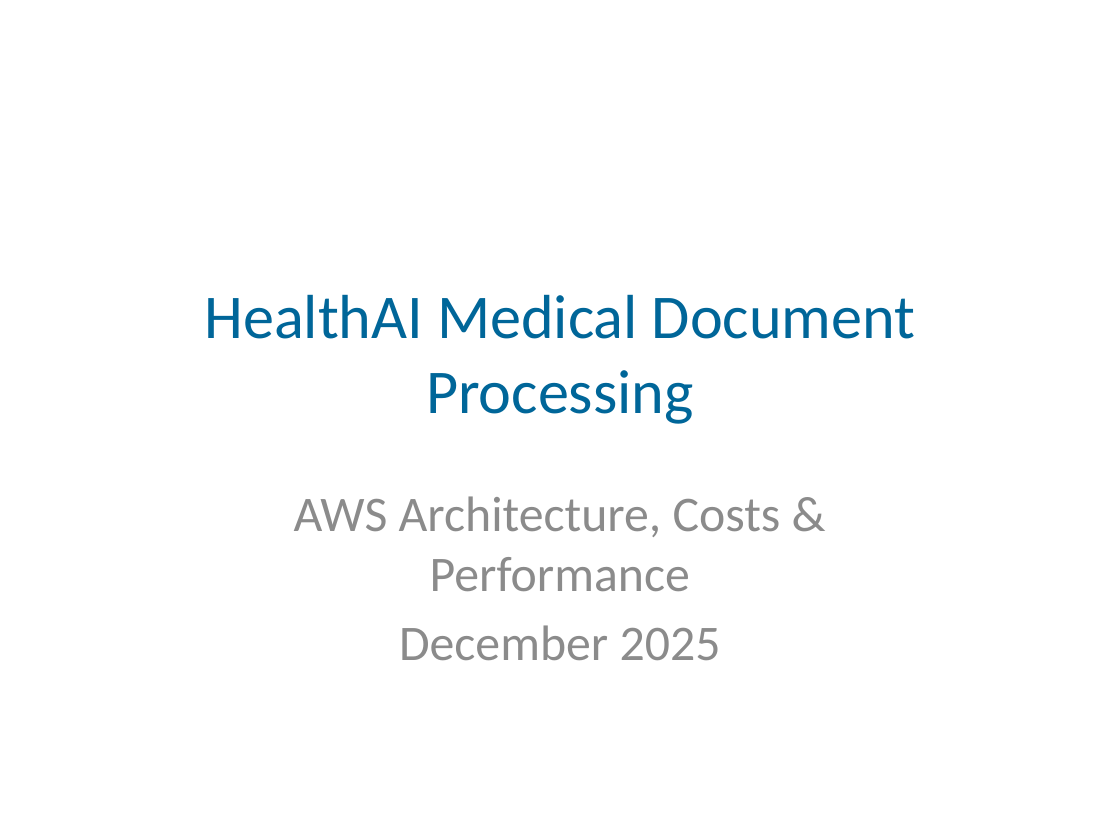
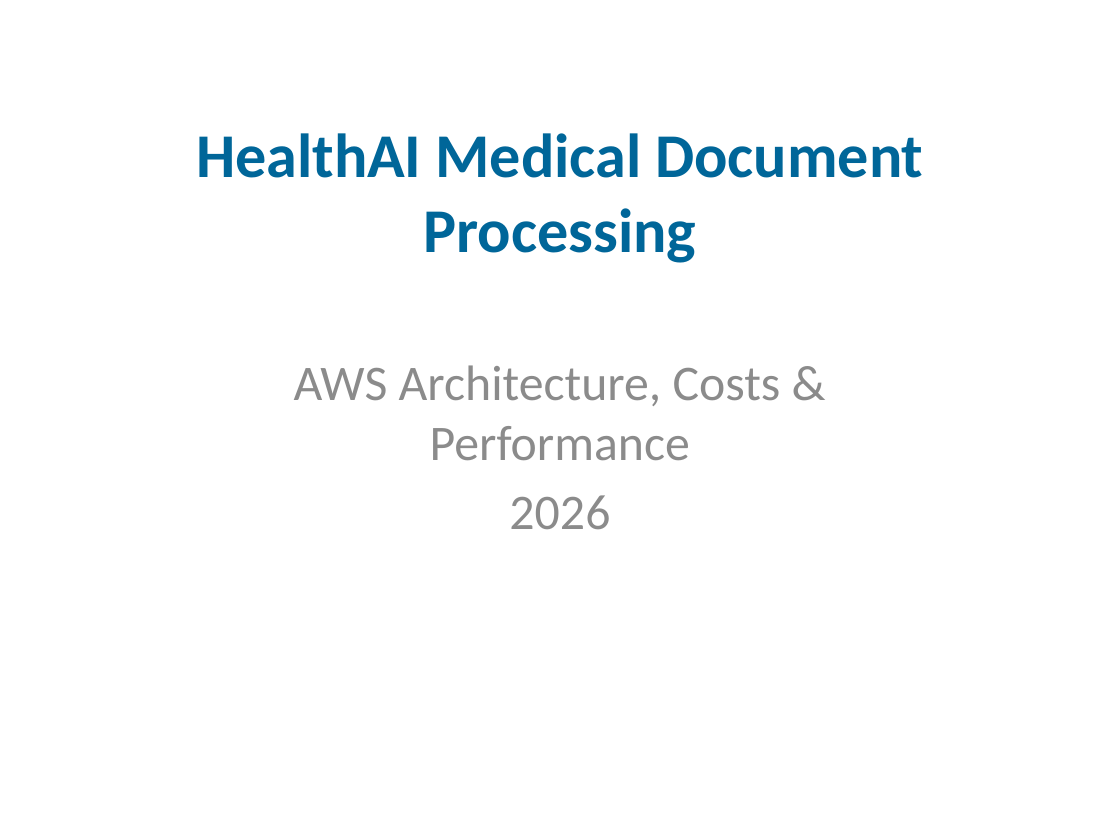
Before and after one commit to cmccar09/HealthAI, a slide deck: slide 1 of HealthAI_Architecture_Costs_Performance.pptx. Drawn at 1120x840 pixels with LibreOffice and Linux fonts; fonts in the diff are those of the drawing. Boxes give left, top, right and bottom in pixels: in the first picture for what was removed or moved away, otherwise in the second. Text is boxed around its words. In the diff, an @@ line names an element or a change of style, - is before the commit and + after.

Commit message:
Update project files and documentation

```diff
--- a/HealthAI_Architecture_Costs_Performance.pptx
+++ b/HealthAI_Architecture_Costs_Performance.pptx
@@ title "HealthAI Medical Document Processing": place and size @@
-title "HealthAI Medical Document Processing" at [204, 294, 915, 424]
+title "HealthAI Medical Document Processing" at [196, 133, 923, 263]
@@ title "HealthAI Medical Document Processing" at [196, 133, 923, 263]: bold on @@
@@ subtitle "AWS Architecture, Costs & Performance": place and size @@
-subtitle "AWS Architecture, Costs & Performance" at [294, 496, 781, 660]
+subtitle "AWS Architecture, Costs & Performance" at [294, 365, 781, 529]
@@ subtitle at [509, 495, 610, 529]: text changed @@
-December 2025
+2026
```
Also in this commit, not shown: 2 other slides changed, 3 slides added, 5 slides removed, 7 other files.
